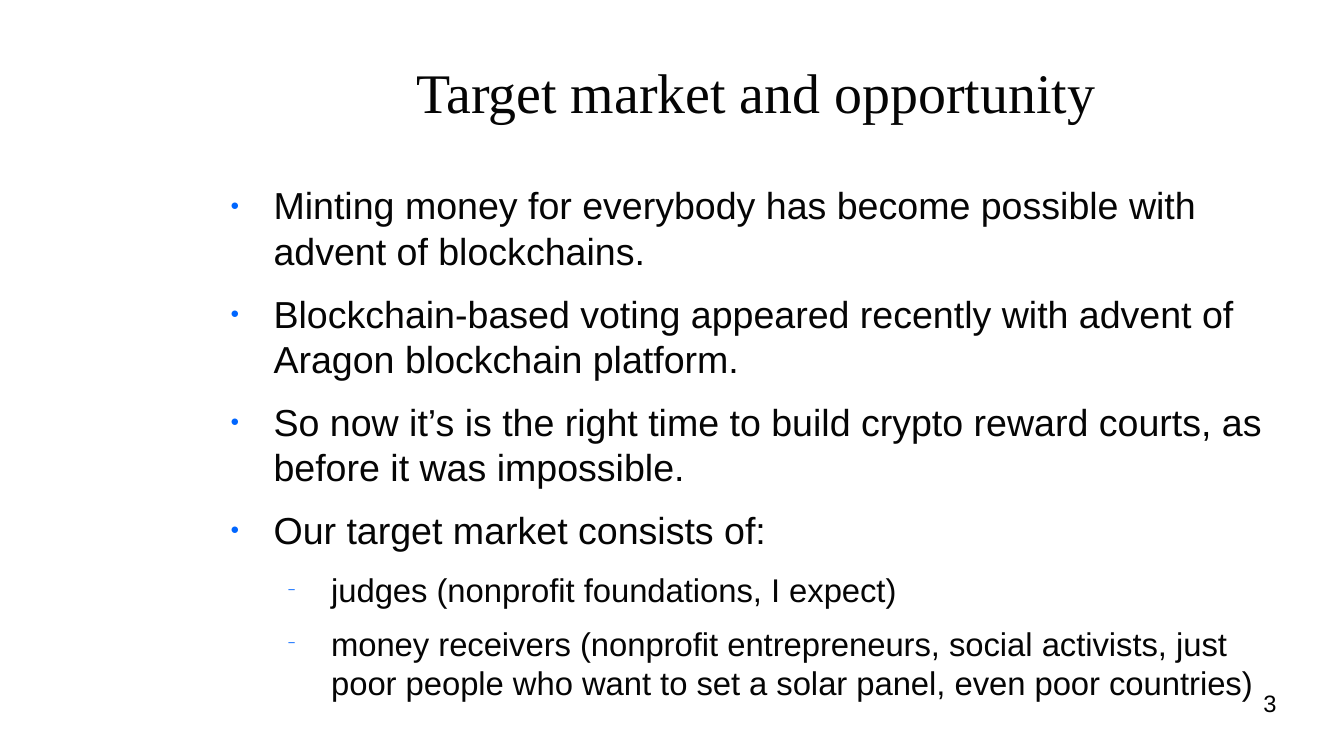
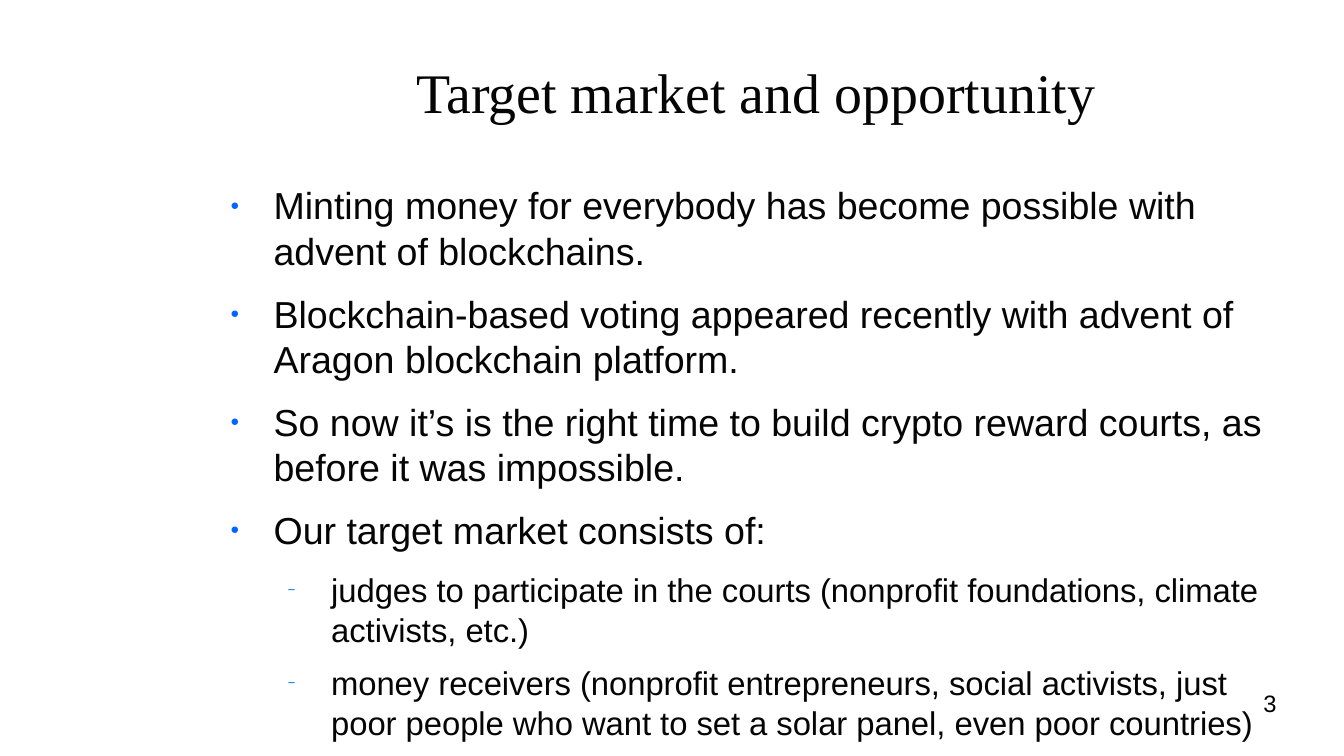
Before and after one commit to vporton/courts, a slide deck: slide 3 of deliverables/pitch-deck.odp. Drawn at 1344x756 pixels with LibreOffice and Linux fonts; fonts in the diff are those of the drawing; background and template pictures are left out. Boxes give left, top, right and bottom in pixels: in the first picture for what was removed or moved away, otherwise in the second. Text is boxed around its words. In the diff, an @@ line names an element or a change of style, - is before the commit and + after.

```diff
--- a/deliverables/pitch-deck.odp
+++ b/deliverables/pitch-deck.odp
@@ text at bbox=[331, 578, 1259, 648]: text changed @@
-  − judges (nonprofit foundations, I expect)
+  − judges to participate in the courts (nonprofit foundations, climate activists, etc.)
```
Also in this commit, not shown: 5 other slides changed.
